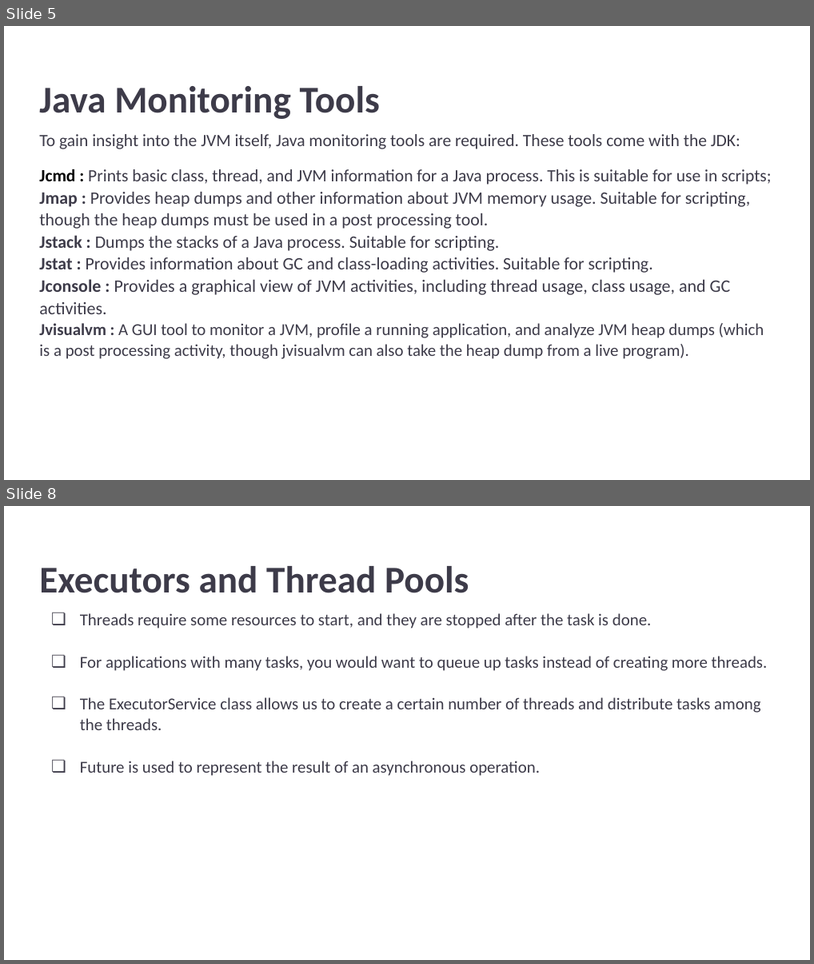
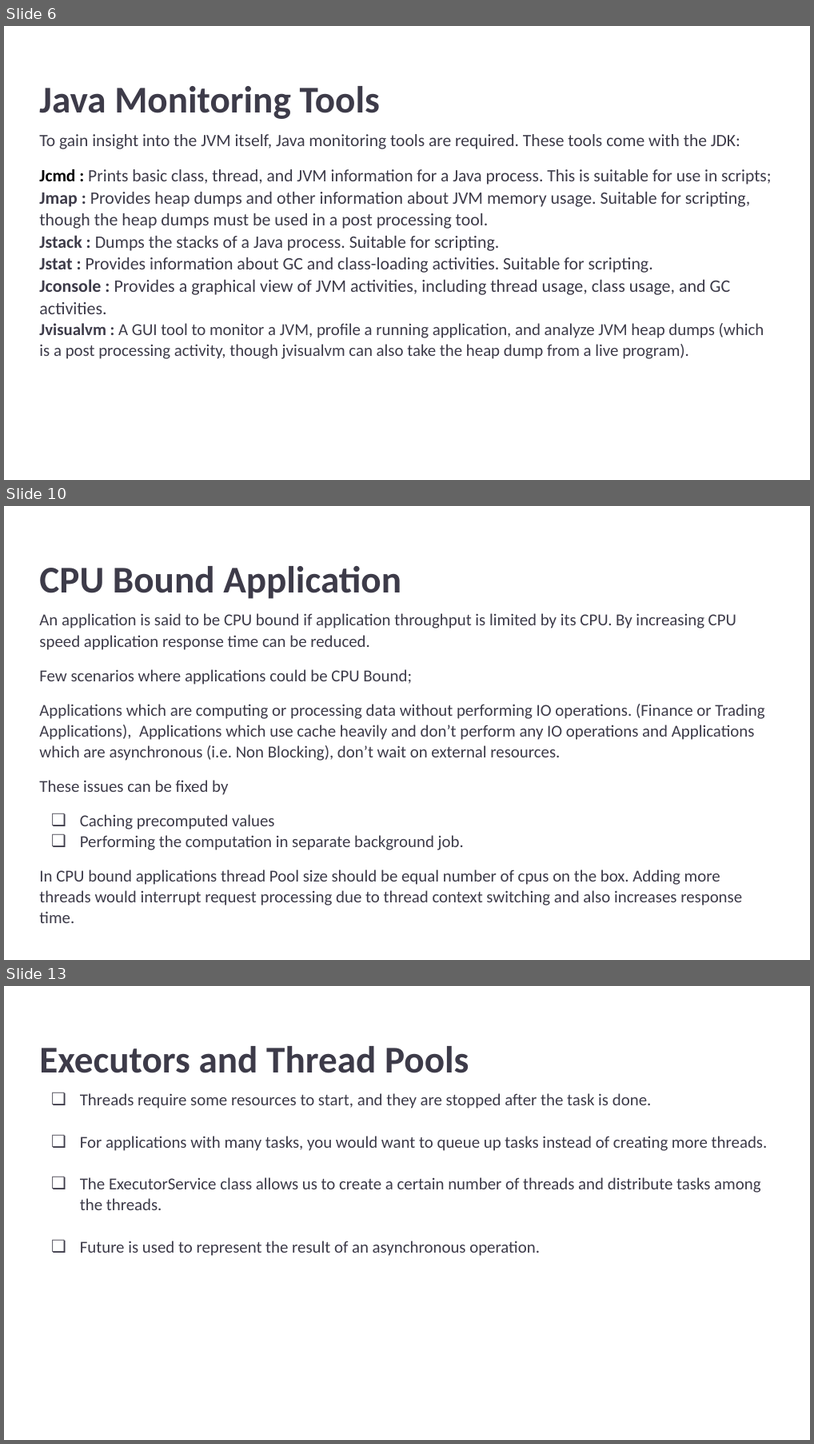
Before and after one commit to ankit741/java-performance-issues, a slide deck: src/main/resources/Java Performance & Concurrency_ A Deep Dive.pptx. Shown one above the other, each under a label of ours: slides 5 and 8 before the commit, slides 6, 10 and 13 after it; the slides between them are not shown. The pictures are 814x964 and 814x1444 pixels, drawn with LibreOffice and Linux fonts; fonts in the diff are those of the drawing. Boxes give left, top, right and bottom in pixels: in the first picture for what was removed or moved away, otherwise in the second. Text is boxed around its words. In the diff, an @@ line names an element or a change of style, - is before the commit and + after.

```diff
--- a/src/main/resources/Java Performance & Concurrency_ A Deep Dive.pptx
+++ b/src/main/resources/Java Performance & Concurrency_ A Deep Dive.pptx
@@ slide 10 added at (4,506,810,960), background #FFFFFF @@
@@ title added at (39,566,402,599), 33.7 pt, text #3D3B49, bold @@
+CPU Bound Application
@@ text added at (39,613,765,923), 14.8 pt, text #3D3B49 @@
+An application is said to be CPU bound if application throughput is limited by its CPU. By increasing CPU speed application response time can be reduced.
+Few scenarios where applications could be CPU Bound;
+Applications which are computing or processing data without performing IO operations. (Finance or Trading Applications), Applications which use cache heavily and don’t perform any IO operations and Applications which are asynchronous (i.e. Non Blocking), don’t wait on external resources.
+These issues can be fixed by
+❏ Caching precomputed values
+❏ Performing the computation in separate background job.
+In CPU bound applications thread Pool size should be equal number of cpus on the box. Adding more threads would interrupt request processing due to thread context switching and also increases response time.
@@ what was slide 5 is now slide 6 @@
@@ what was slide 8 is now slide 13 @@
```
Also in this commit, not shown: 1 slide changed, 9 other slides added, 2 slides removed, 8 other files.
